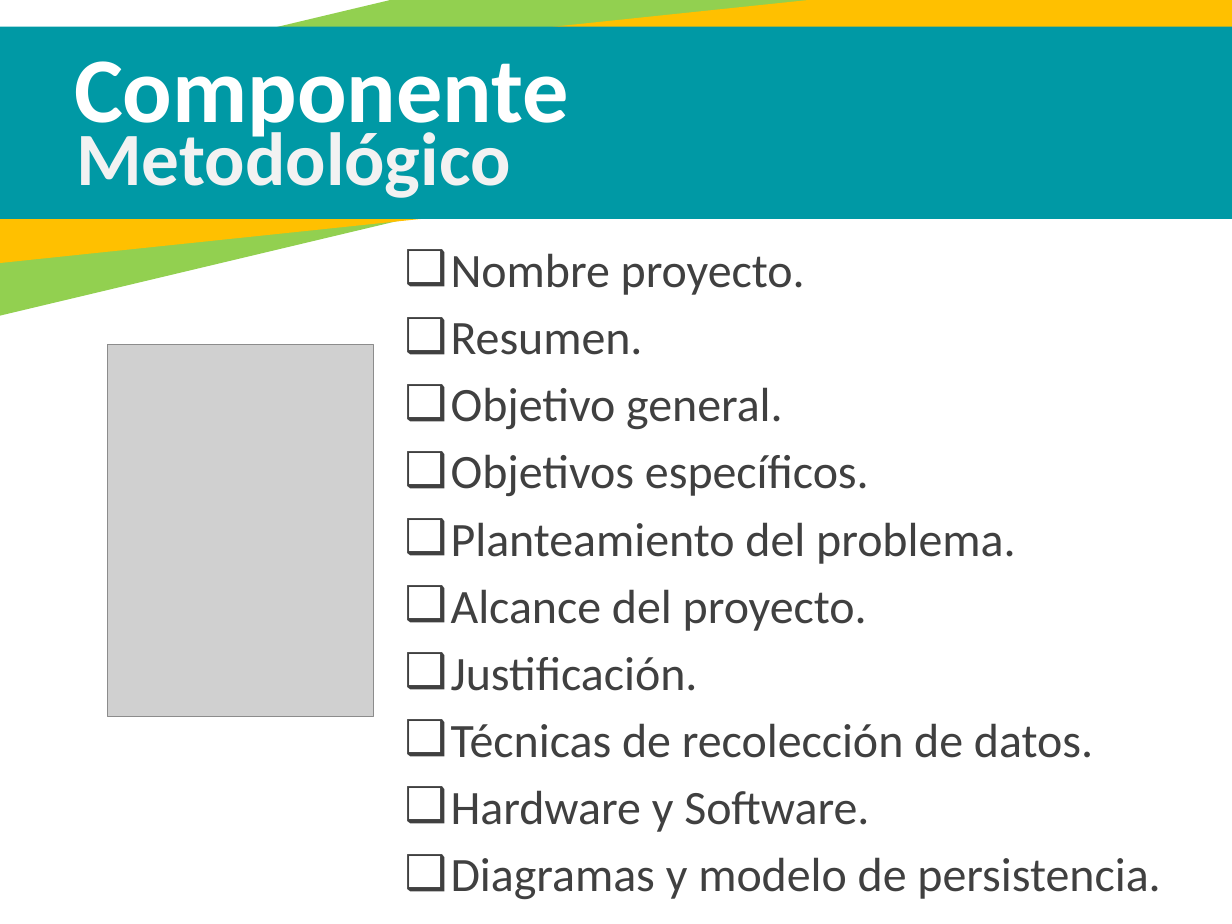
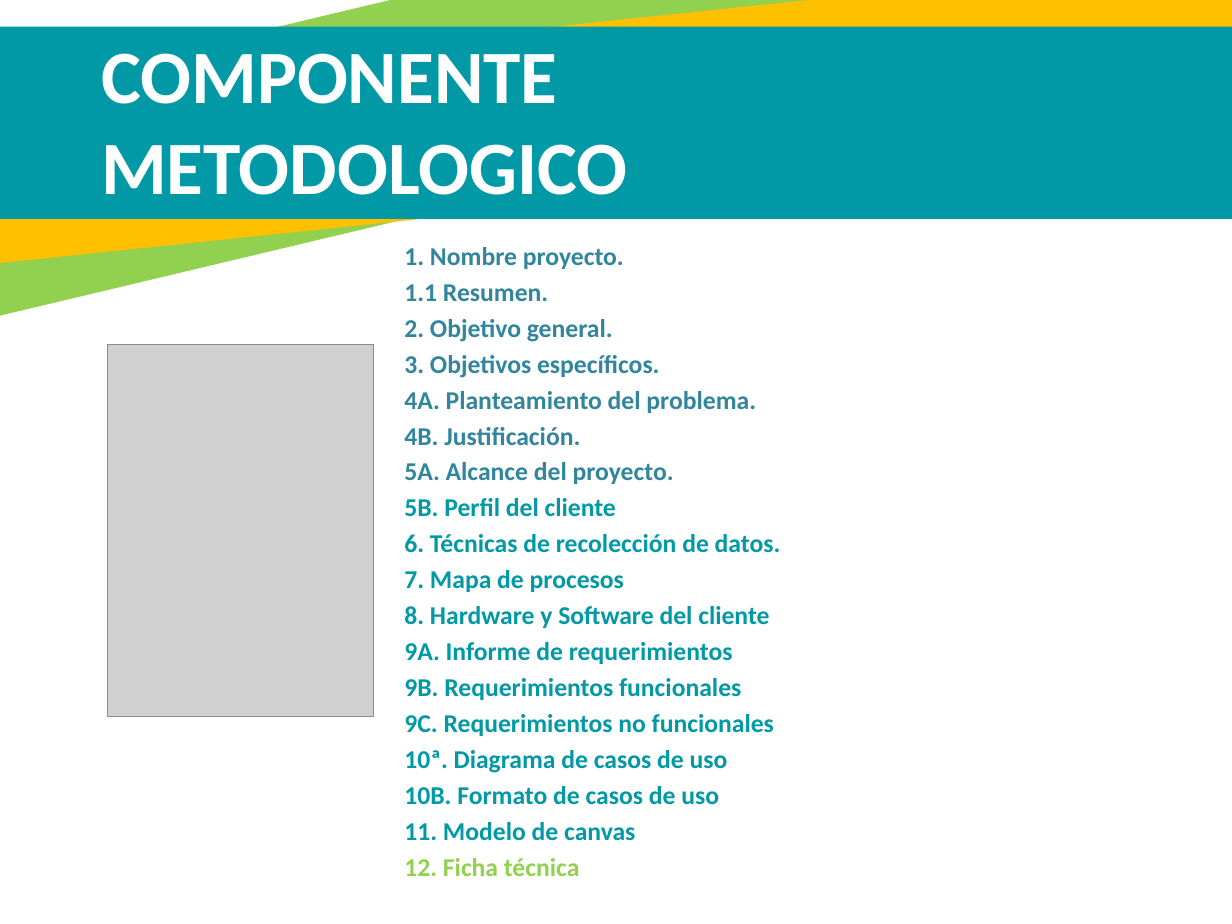
Before and after one commit to juannicolasvargas/SANF-solutions-helps, a slide deck: slide 2 of Sexto Trimestre/PresentacionV6 terminar- 1012.pptx. Drawn at 1232x924 pixels with LibreOffice and Linux fonts; fonts in the diff are those of the drawing; grey boxes stand for pictures. Boxes give left, top, right and bottom in pixels: in the first picture for what was removed or moved away, otherwise in the second. Text is boxed around its words. In the diff, an @@ line names an element or a change of style, - is before the commit and + after.

Commit message:
Presentacion final

```diff
--- a/Sexto Trimestre/PresentacionV6 terminar- 1012.pptx
+++ b/Sexto Trimestre/PresentacionV6 terminar- 1012.pptx
@@ text "COMPONENTE" at (101, 53, 628, 195): vertical alignment middle to top @@
@@ text at (101, 53, 628, 195): text changed; size 54 to 44 pt @@
-Componente
+COMPONENTE
+METODOLOGICO
@@ text removed at (76, 123, 511, 198) @@
-Metodológico
@@ text at (404, 247, 781, 876): text changed; size 28 to 15 pt; text colour #404040 to #0099A5; bold on @@
-❑ Nombre proyecto.
-❑ Resumen.
-❑ Objetivo general.
-❑ Objetivos específicos.
-❑ Planteamiento del problema.
-❑ Alcance del proyecto.
-❑ Justificación.
-❑ Técnicas de recolección de datos.
-❑ Hardware y Software.
-❑ Diagramas y modelo de persistencia.
+1. Nombre proyecto.
+1.1 Resumen.
+2. Objetivo general.
+3. Objetivos específicos.
+4A. Planteamiento del problema.
+4B. Justificación.
+5A. Alcance del proyecto.
+5B. Perfil del cliente
+6. Técnicas de recolección de datos.
+7. Mapa de procesos
+8. Hardware y Software del cliente
+9A. Informe de requerimientos
+9B. Requerimientos funcionales
+9C. Requerimientos no funcionales
+10ª. Diagrama de casos de uso
+10B. Formato de casos de uso
+11. Modelo de canvas
+12. Ficha técnica
```
Also in this commit, not shown: 22 other slides changed, 37 slides added, 13 slides removed.
